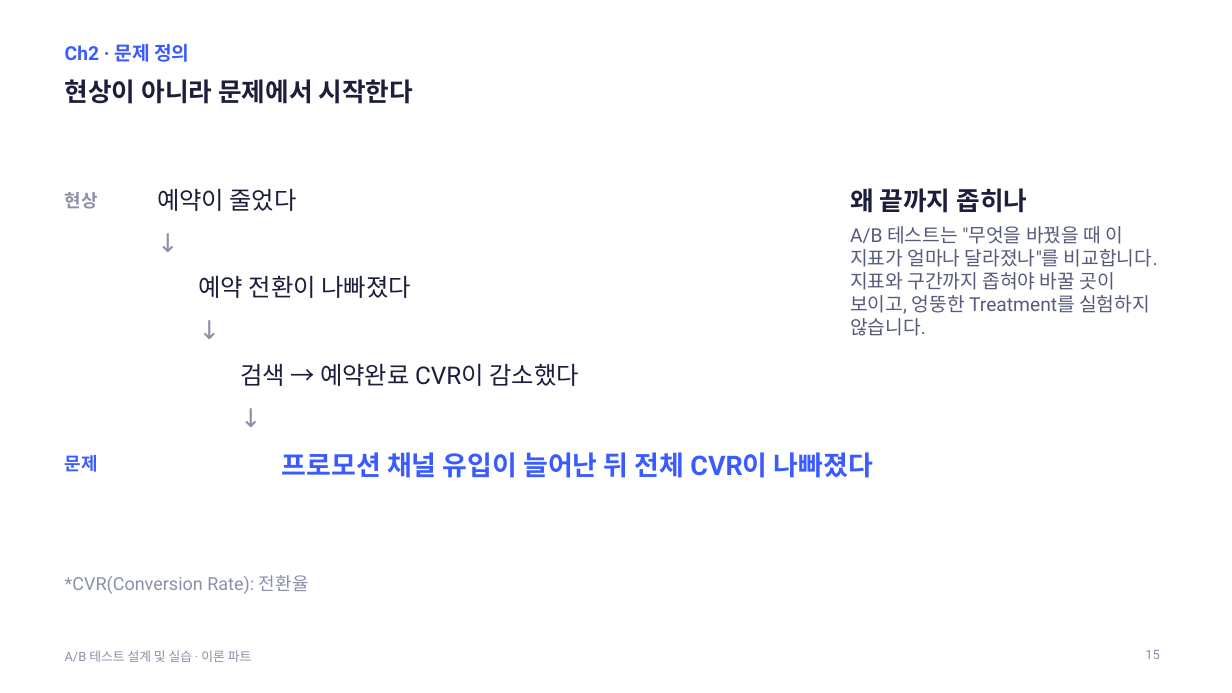
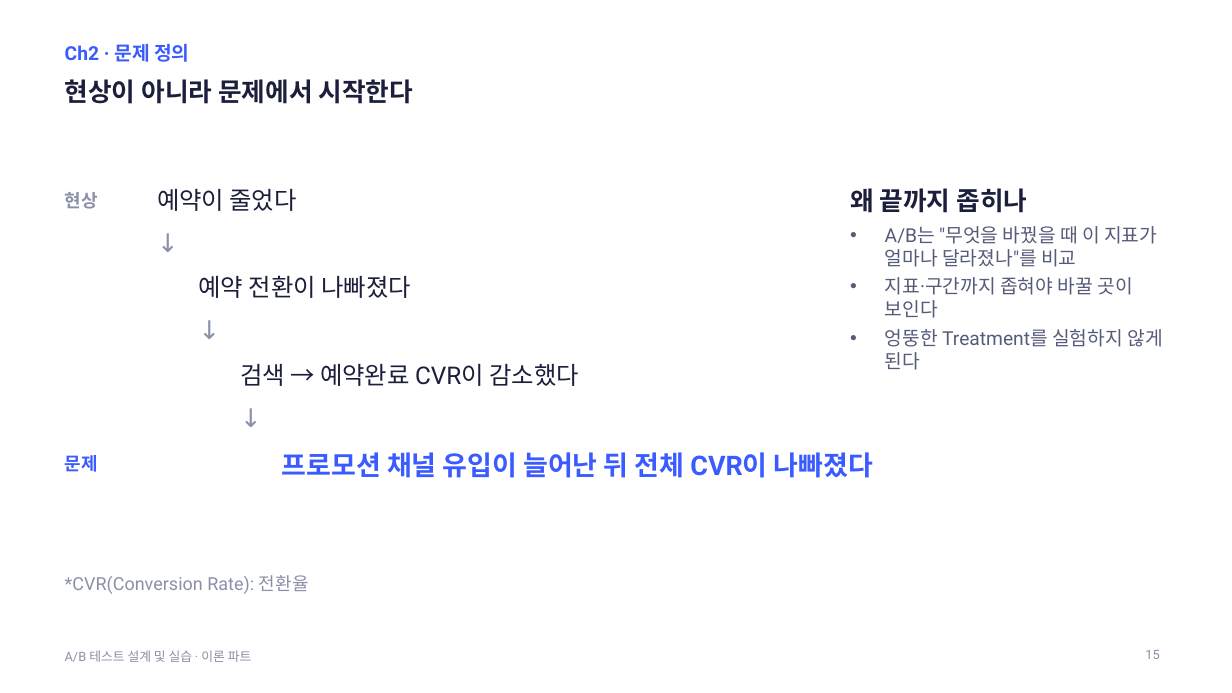
Before and after one commit to kkamret/quickmart-lab-rats, a slide deck: slide 15 of docs/lecture/ab-testing-theory.pptx. Drawn at 1232x693 pixels with LibreOffice and Linux fonts; fonts in the diff are those of the drawing. Boxes give left, top, right and bottom in pixels: in the first picture for what was removed or moved away, otherwise in the second. Text is boxed around its words. In the diff, an @@ line names an element or a change of style, - is before the commit and + after.

```diff
--- a/docs/lecture/ab-testing-theory.pptx
+++ b/docs/lecture/ab-testing-theory.pptx
@@ text at (885,226,1162,370): text changed @@
-A/B 테스트는 "무엇을 바꿨을 때 이 지표가 얼마나 달라졌나"를 비교합니다. 지표와 구간까지 좁혀야 바꿀 곳이 보이고, 엉뚱한 Treatment를 실험하지 않습니다.
+• A/B는 "무엇을 바꿨을 때 이 지표가 얼마나 달라졌나"를 비교
+• 지표·구간까지 좁혀야 바꿀 곳이 보인다
+• 엉뚱한 Treatment를 실험하지 않게 된다
```
Also in this commit, not shown: 44 other slides changed, 1 slide added, 1 slide removed, 2 other files.
